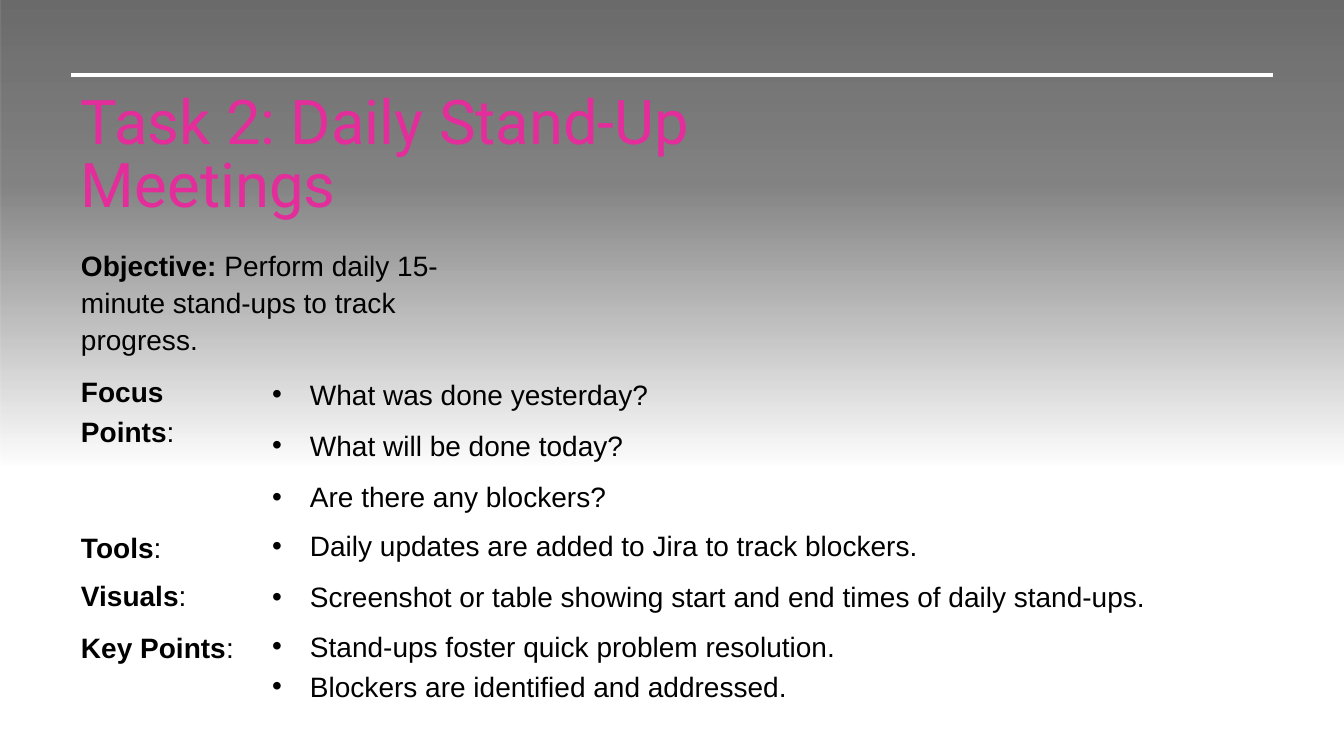
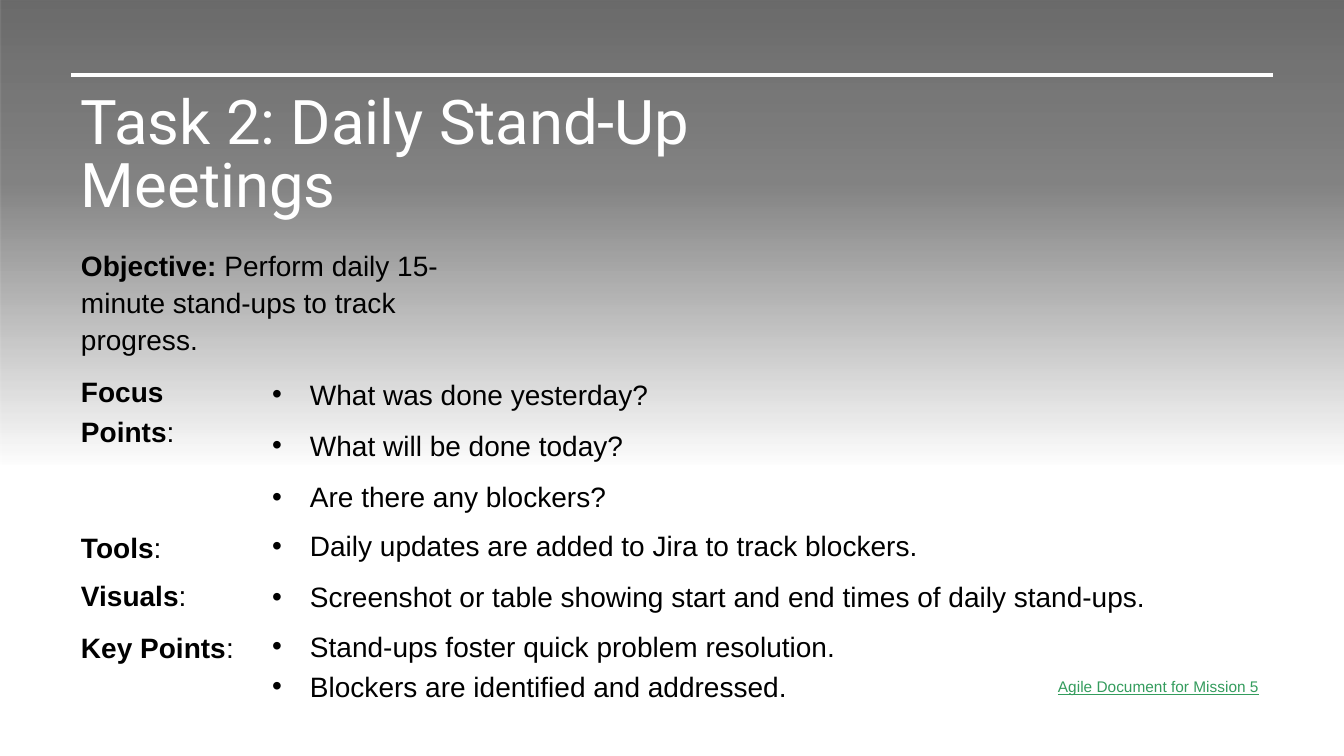
Before and after one commit to jvmacuto/mission-05-z-energy, a slide deck: slide 3 of Documents/Mission 5.pptx. Drawn at 1344x756 pixels with LibreOffice and Linux fonts; fonts in the diff are those of the drawing; background and template pictures are left out. Boxes give left, top, right and bottom in pixels: in the first picture for what was removed or moved away, otherwise in the second. Text is boxed around its words. In the diff, an @@ line names an element or a change of style, - is before the commit and + after.

```diff
--- a/Documents/Mission 5.pptx
+++ b/Documents/Mission 5.pptx
@@ title "Task 2: Daily Stand-Up Meetings" at [81, 98, 689, 220]: text colour #E32D9B to #FFFFFF @@
@@ text added at [1058, 681, 1259, 695], 11 pt, text #349C5D, underline @@
+Agile Document for Mission 5
```
Also in this commit, not shown: 6 other slides changed, 15 slides added.
